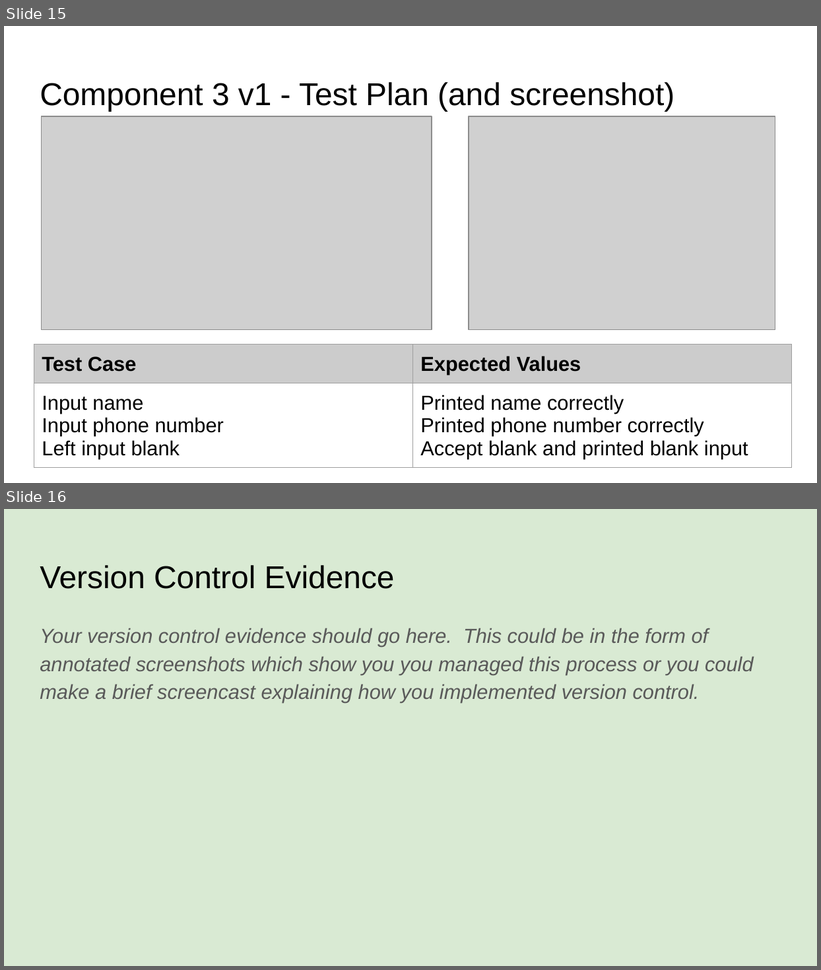
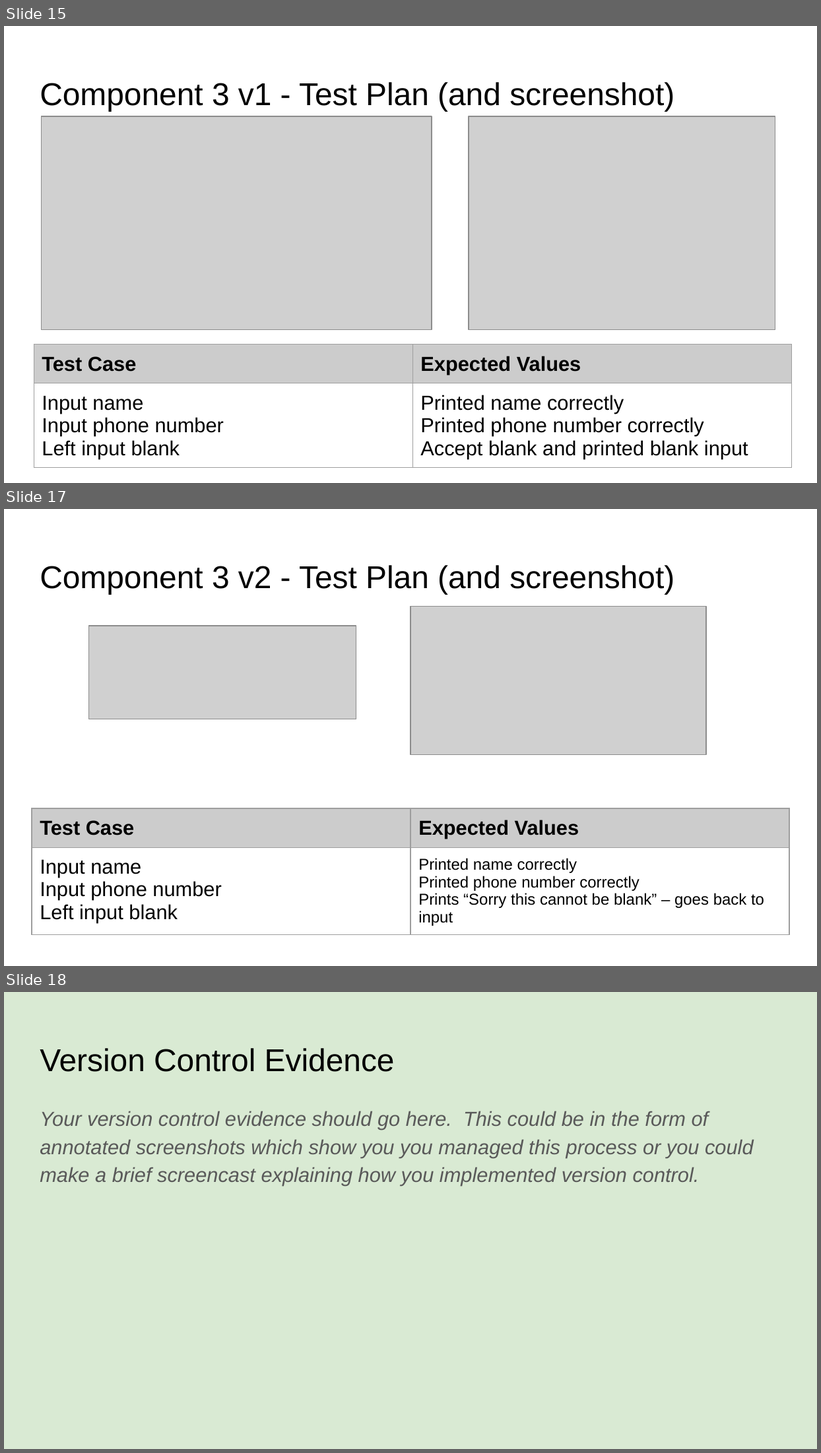
Before and after one commit to danettp/pizza_bot, a slide deck: 022_91893+_+91897+Documentation.pptx. Shown one above the other, each under a label of ours: slides 15 and 16 before the commit, slides 15, 17 and 18 after it; the slides between them are not shown. The pictures are 821x970 and 821x1453 pixels, drawn with LibreOffice and Linux fonts; fonts in the diff are those of the drawing; grey boxes stand for pictures. Boxes give left, top, right and bottom in pixels: in the first picture for what was removed or moved away, otherwise in the second. Text is boxed around its words. In the diff, an @@ line names an element or a change of style, - is before the commit and + after.

Commit message:
Added "Not Blank"
Added validation so that entry cannot be blank.

```diff
--- a/022_91893+_+91897+Documentation.pptx
+++ b/022_91893+_+91897+Documentation.pptx
@@ slide 17 added at [4,509,817,966], background #FFFFFF @@
@@ title added at [40,565,675,594], 28 pt, text #000000 @@
+Component 3 v2 - Test Plan (and screenshot)
@@ picture added at [411,607,706,755] @@
@@ picture added at [88,626,356,720] @@
@@ table added at [32,809,789,941], 2 rows, 2 columns @@
+Test Case | Expected Values
+Input name / Input phone number / Left input blank | Printed name correctly / Printed phone number correctly / Prints “Sorry this cannot be blank” – goes back to input
@@ what was slide 16 is now slide 18 @@
```
Also in this commit, not shown: 1 other slide added, 2 other files.
